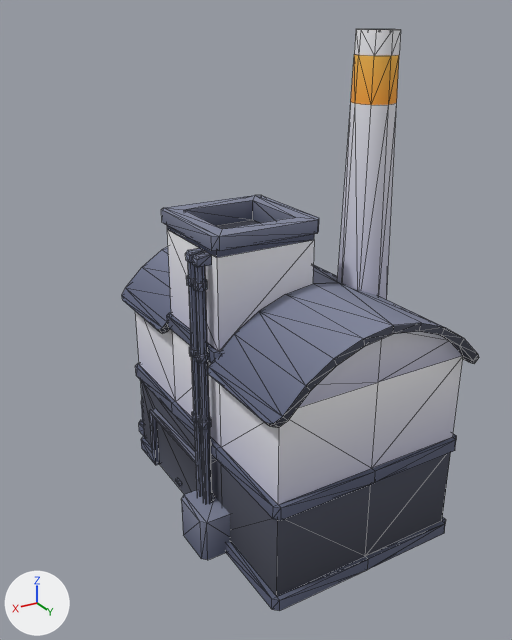
The glTF model public/models/chemistry_level1.glb, before and after one commit.
The view is the same before and after, from a 50 mm camera at (0.886, 1.28, 1.16) aimed at (0.109, -0.015, 0.512). Every picture has the same lights, and +X, +Y and +Z are marked at lower left. The picture after the commit comes second. Mesh edges are drawn as thin lines. Where no turn or scale is listed for an object, it has been applied to the vertices. Vertices at exactly the same position are counted once.

The older version as bpy lines, for what is in view:
```python
me_building_n = bpy.data.meshes.new('building-n')
me_building_n.from_pydata(...)  # 779 vertices, 1266 faces; spans x -0.254..0.327, y -0.5..0.345, z 0.0..1.133
me_building_n.materials.append(mat_colormap_013)  # picture img_colormap
ob_building_n = bpy.data.objects.new('building-n', me_building_n)
ob_building_n.location = (0.0, 0.0, 0.0)
```
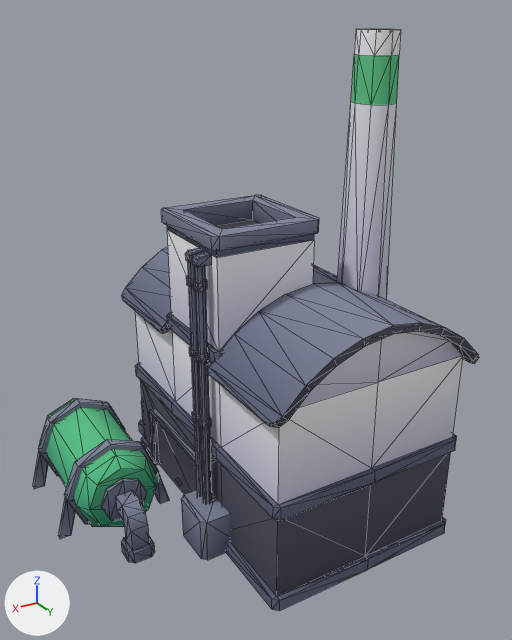
The newer file is also turned or shifted as a whole; pictures and numbers use the older file's frame.

Location of each change, (x1, y1, x2, y2) in pixels of the pictures (512 x 640 px):
'building-n', reshaped (25% wider)
    before: (122, 29, 479, 611)
    after: (33, 29, 479, 611)
part 1 of me_building_n, added (blue)
    after: (64, 439, 159, 524)
part 2 of me_building_n, added
    after: (38, 399, 125, 476)
part 3 of me_building_n, added (blue)
    after: (116, 490, 154, 563)
part 4 of me_building_n, added (green)
    after: (40, 398, 159, 527)
part 5 of me_building_n, added (blue)
    after: (101, 478, 147, 520)
part 6 of me_building_n, added
    after: (33, 431, 170, 539)
part 7 of me_building_n, surface changed (orange to green)
    both: (351, 54, 399, 105)

What changed in the scene script:
```text
Add mat_colormap_054:
    mat_colormap_054 = principled_material('colormap.054')
    mat_colormap_054.texture = img_colormap
    mat_colormap_054.roughness = 1.0
Change me_building_n:
    used by ob_building_n; location = (0.0, 0.0, 0.0)
    remove me_building_n.from_pydata(...)  # 779 vertices, 1266 faces; spans x -0.254..0.327, y -0.5..0.345, z 0.0..1.133
    add me_building_n.from_pydata(...)  # 922 vertices, 1502 faces; spans x -0.254..0.591, y -0.5..0.345, z 0.0..1.133
    me_building_n part 1: a new loose piece, an 8-sided cylinder along y spanning x 0.332..0.563, y -0.141..-0.113, z 0.0..0.231, in mat_colormap_054 (picture img_colormap)
    me_building_n part 2: a new loose piece, an 8-sided cylinder along y spanning x 0.332..0.563, y -0.368..-0.341, z 0.0..0.231, in mat_colormap_054 (picture img_colormap)
    me_building_n part 3: a new loose piece of 32 vertices spanning x 0.415..0.479, y -0.047..0.048, z 0.011..0.136, in mat_colormap_054 (picture img_colormap)
    me_building_n part 4: a new loose piece of 32 vertices spanning x 0.344..0.551, y -0.424..-0.058, z 0.012..0.219, in mat_colormap_054 (picture img_colormap)
    me_building_n part 5: a new loose piece of 16 vertices spanning x 0.392..0.503, y -0.058..-0.047, z 0.06..0.171, in mat_colormap_054 (picture img_colormap)
    me_building_n part 6
    16 vertices are added at x 0.304..0.563, y -0.361..-0.12, z 0.011..0.116
    16 new vertices lie (0.028, 0.0, 0.0) away from vertices in x 0.304..0.563, y -0.361..-0.12, z 0.011..0.116
    40 new faces join them, mat_colormap_054 (picture img_colormap)
    me_building_n part 7: 16 kept faces spanning x -0.172..-0.075, y 0.029..0.125, z 0.992..1.086 get new texture (UV) coordinates
    other edits to the shape of me_building_n do not show in these pictures
    add me_building_n.materials.append(mat_colormap_054)  # picture img_colormap
```
